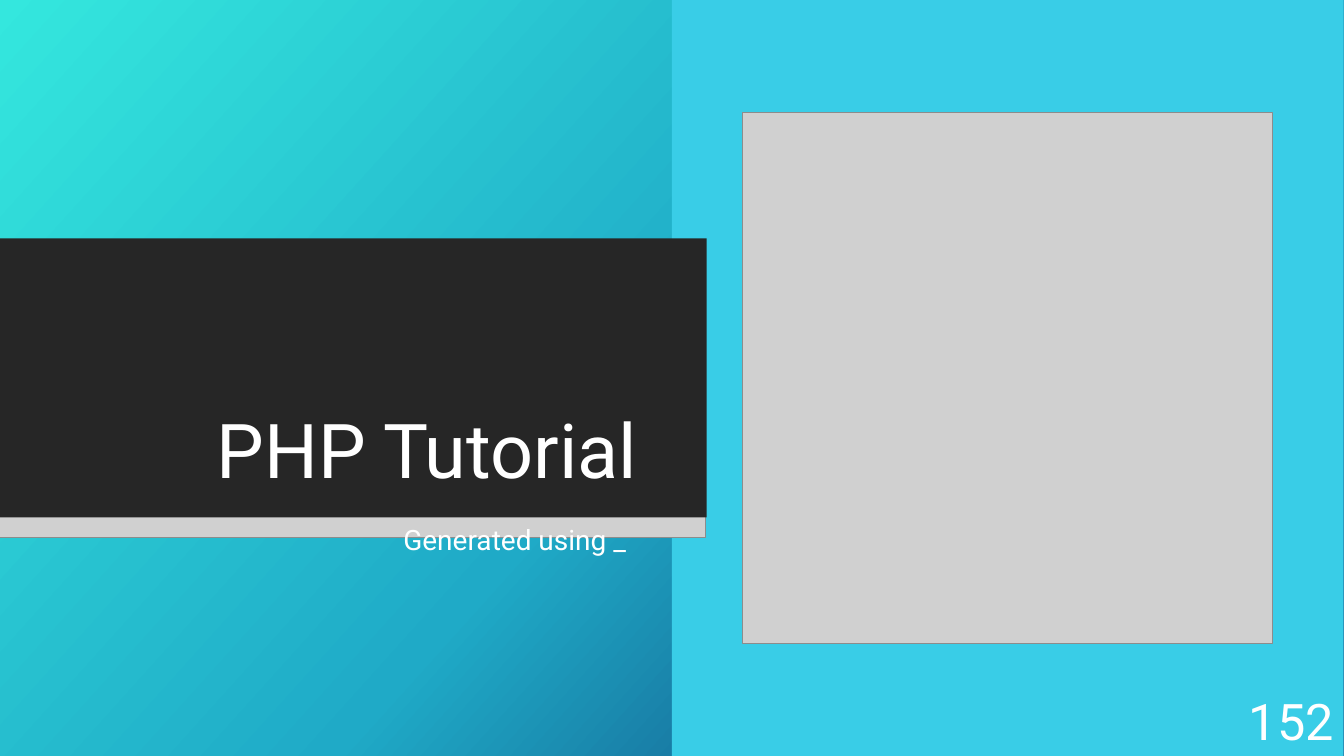
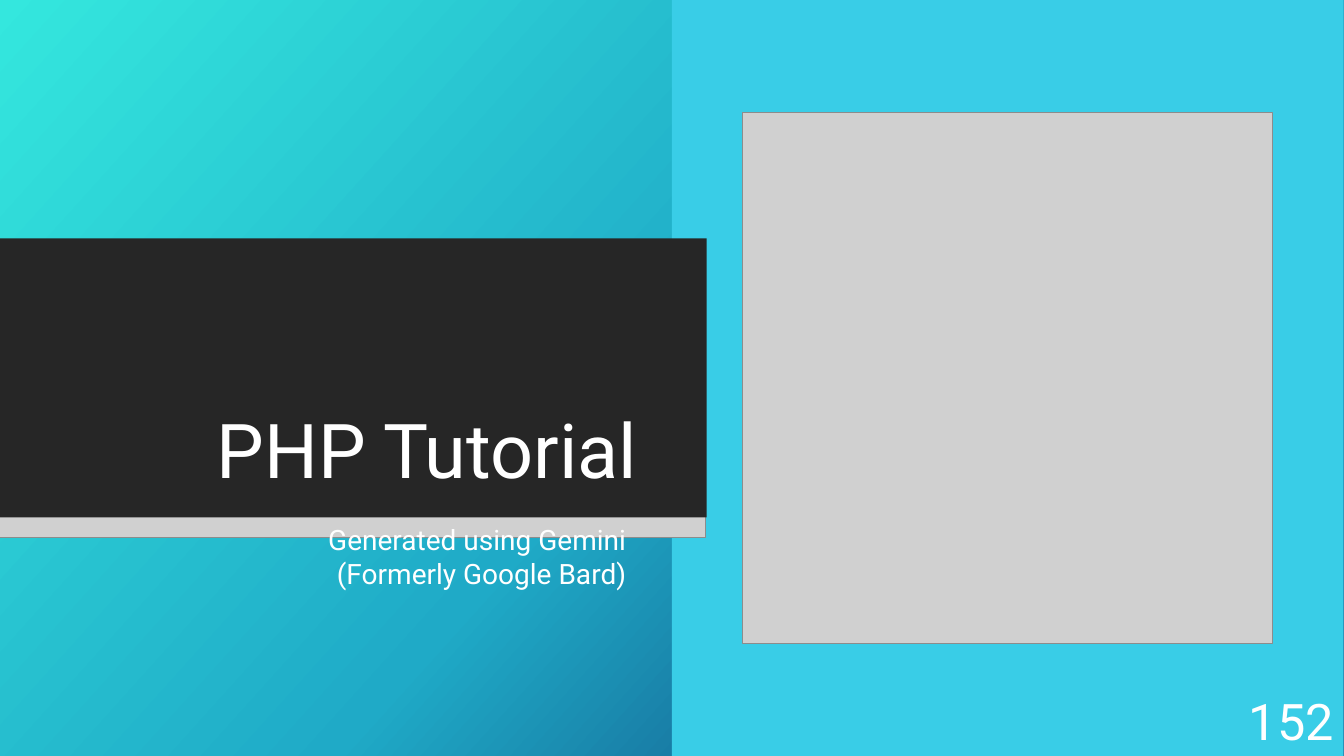
Before and after one commit to KurtAbraham/CS451, a slide deck: slide 152 of CS 451-KAbraham-Internet Technologies Tutorials.pptx. Drawn at 1344x756 pixels with LibreOffice and Linux fonts; fonts in the diff are those of the drawing; grey boxes stand for pictures; background and template pictures are left out. Boxes give left, top, right and bottom in pixels: in the first picture for what was removed or moved away, otherwise in the second. Text is boxed around its words. In the diff, an @@ line names an element or a change of style, - is before the commit and + after.

```diff
--- a/CS 451-KAbraham-Internet Technologies Tutorials.pptx
+++ b/CS 451-KAbraham-Internet Technologies Tutorials.pptx
@@ text at <box>328,529,627,590</box>: text changed @@
-Generated using _
+Generated using Gemini
+(Formerly Google Bard)
```
Also in this commit, not shown: 1 other slide changed, 8 slides added.
